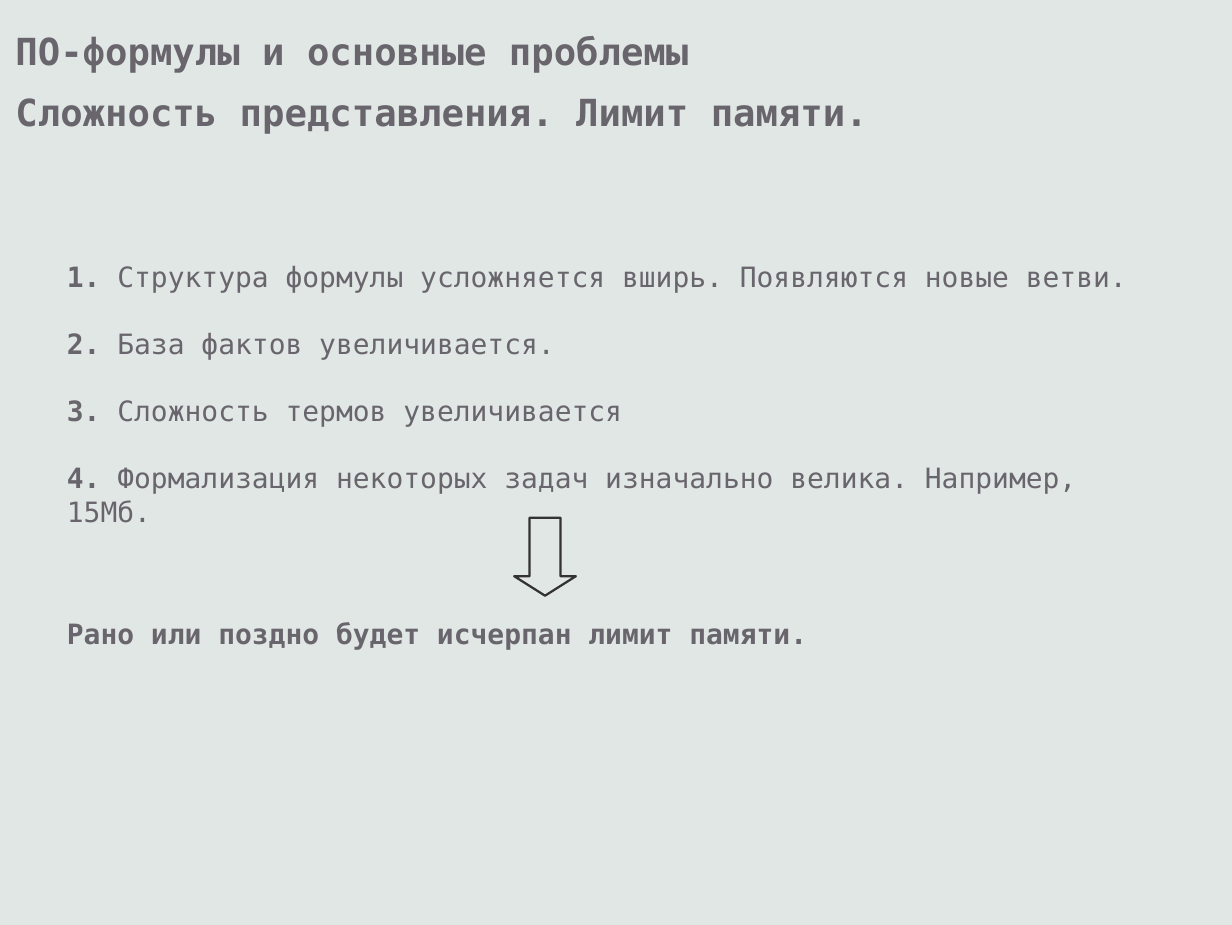
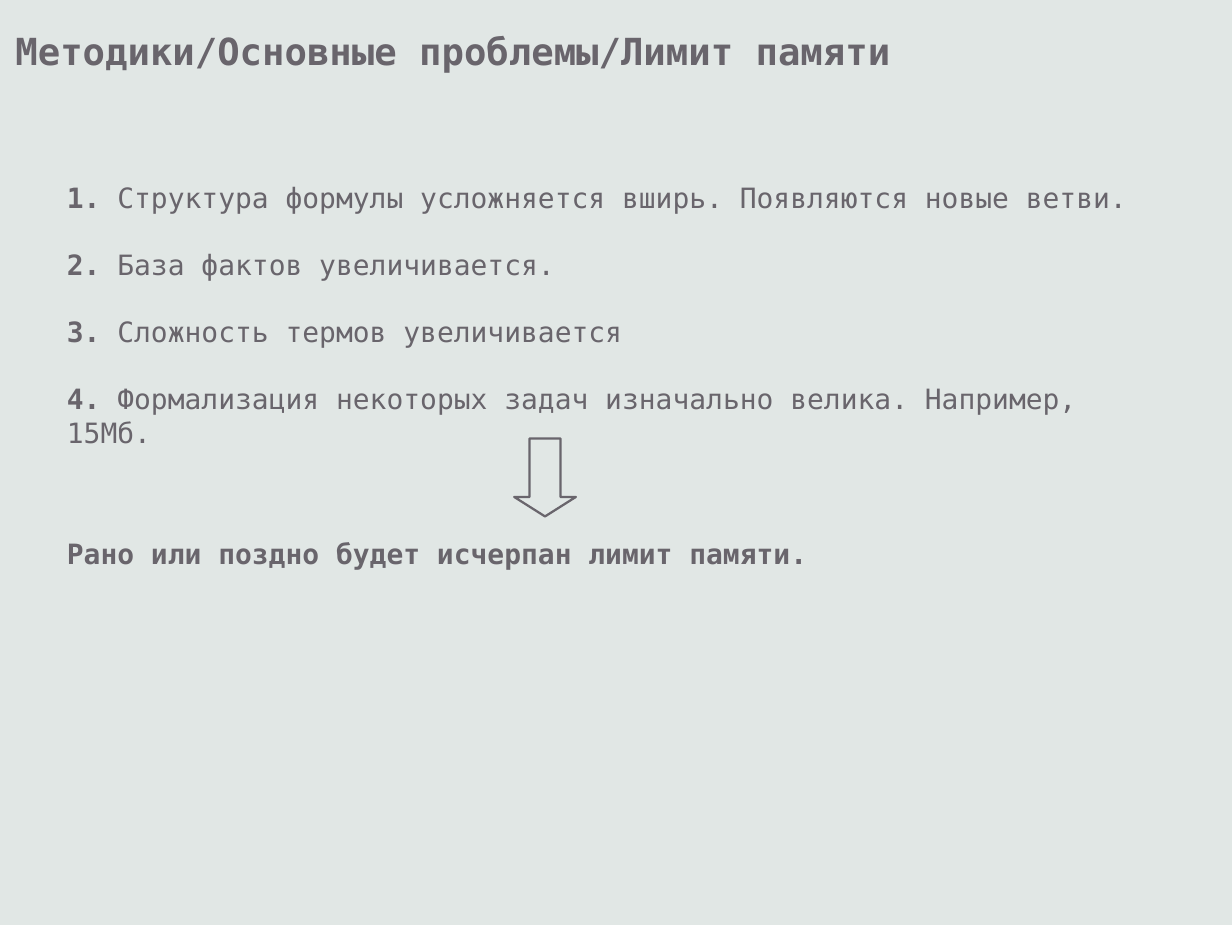
Before and after one commit to eugeneai/prisnif, a slide deck: slide 17 of brick/pres/pacman.odp (slide 14 before the commit). Drawn at 1232x925 pixels with LibreOffice and Linux fonts; fonts in the diff are those of the drawing. Boxes give left, top, right and bottom in pixels: in the first picture for what was removed or moved away, otherwise in the second. Text is boxed around its words. In the diff, an @@ line names an element or a change of style, - is before the commit and + after.

```diff
--- a/brick/pres/pacman.odp
+++ b/brick/pres/pacman.odp
@@ text at <box>15,36,891,73</box>: text changed @@
-ПО-формулы и основные проблемы
+Методики/Основные проблемы/Лимит памяти
@@ text removed at <box>15,98,868,134</box> @@
-Сложность представления. Лимит памяти.
@@ 2 texts, 1 down arrow: place and size @@
-2 texts, 1 down arrow at <box>67,266,1127,650</box>
+2 texts, 1 down arrow at <box>67,187,1127,570</box>
@@ down arrow at <box>514,438,576,517</box>: outline #333333 1.45 pt to #69656C 1.45 pt @@
```
Also in this commit, not shown: 3 other slides changed, 27 slides added, 6 slides removed, 1 other file.
